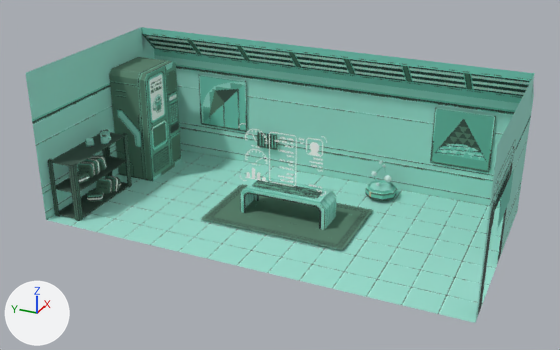
Renders of the glTF model to-rust-as-we-fall/resources/models/aster-sim/room/aster-sim-room-hi-res.gltf from each side of a commit.
The view is the same before and after, from a camera (50 mm lens) standing at (-17.47, -16.27, 11.99) and looking at (3.07, -7.03, 1.72). Every picture has the same lights, and +X, +Y and +Z are marked at lower left. The picture after the commit comes second.

The older version as bpy lines, for what is in view:
```python
ob_mesh_0 = bpy.data.objects.new('Mesh_0', me_mesh_0)
ob_mesh_0.location = (0.0, 0.0, 0.0)
```
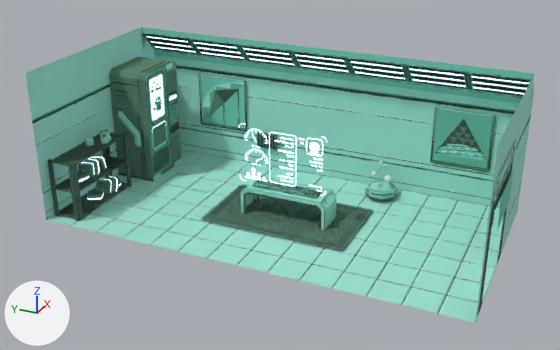
Location of each change, (x1, y1, x2, y2) in pixels of the pictures (560 x 350 px):
'Mesh_0', surface changed
    both: (32, 31, 533, 315)

Edits to the bpy script that builds the scene:
```text
Add img_aster_sim_room_hi_res_8_emissive_png:
    img_aster_sim_room_hi_res_8_emissive_png = load_image('aster-sim-room-hi-res_8_emissive.png', 'aster-sim-room-hi-res_8_emissive.png', 64, 64, 'sRGB')
Add img_aster_sim_room_hi_res_1_normals_png:
    img_aster_sim_room_hi_res_1_normals_png = load_image('aster-sim-room-hi-res_1_normals.png', 'aster-sim-room-hi-res_1_normals.png', 512, 512, 'Non-Color')
Add img_aster_sim_room_hi_res_1_emissive_png:
    img_aster_sim_room_hi_res_1_emissive_png = load_image('aster-sim-room-hi-res_1_emissive.png', 'aster-sim-room-hi-res_1_emissive.png', 512, 512, 'sRGB')
Change mat_aster_sim_room_hi_res_1:
    remove # nodes: BsdfPrincipled, Math x2, OutputMaterial, TexImage
    nodes: BsdfPrincipled, Math x2, Mix, NormalMap, OutputMaterial, TexImage x3
    colours: blue #cdedff
    uses the picture img_aster_sim_room_hi_res_1_emissive_png
    uses the picture img_aster_sim_room_hi_res_1_normals_png
Change mat_aster_sim_room_hi_res_8:
    remove # nodes: BsdfPrincipled, Math x2, OutputMaterial, TexImage
    nodes: BsdfPrincipled, Math x2, Mix, OutputMaterial, TexImage x2
    colours: blue #cdedff
    uses the picture img_aster_sim_room_hi_res_8_emissive_png
```
